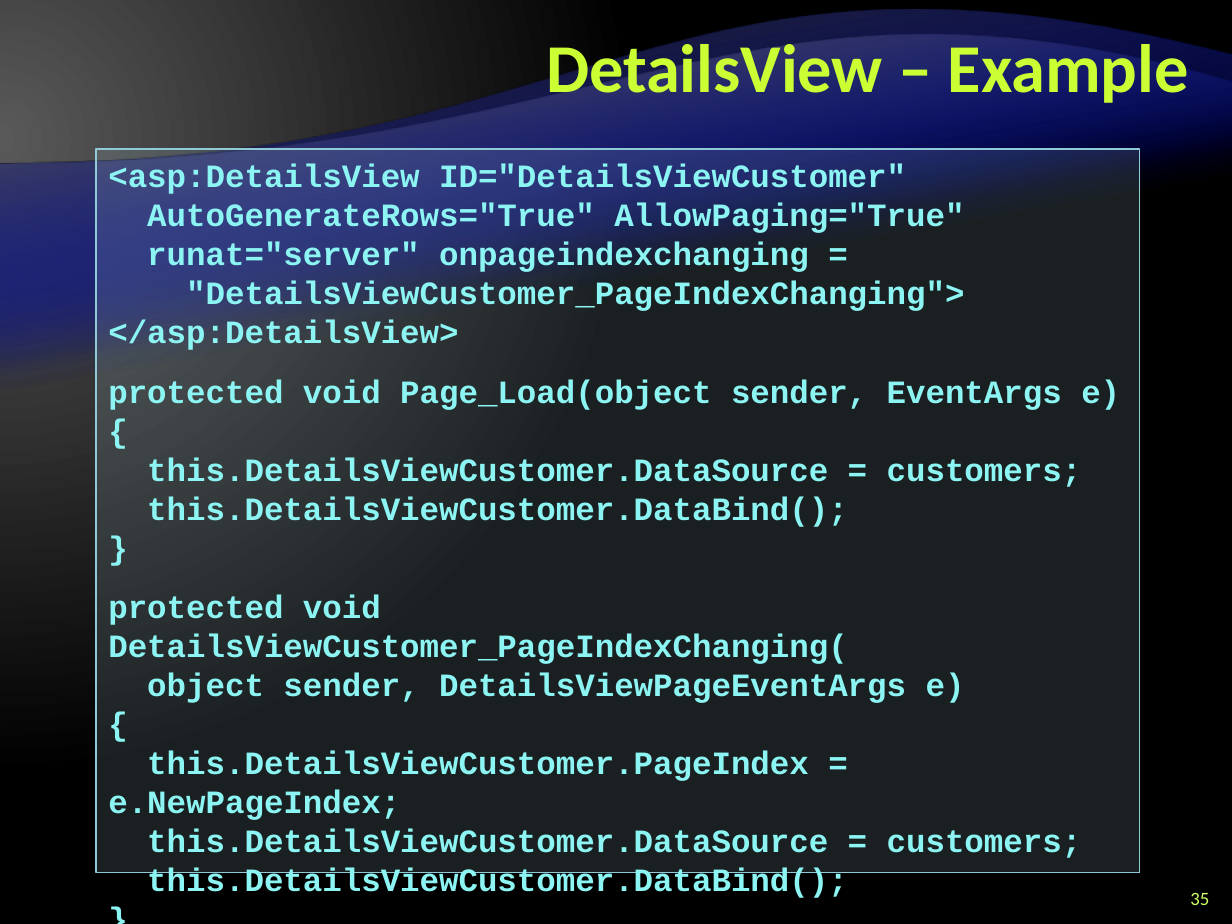
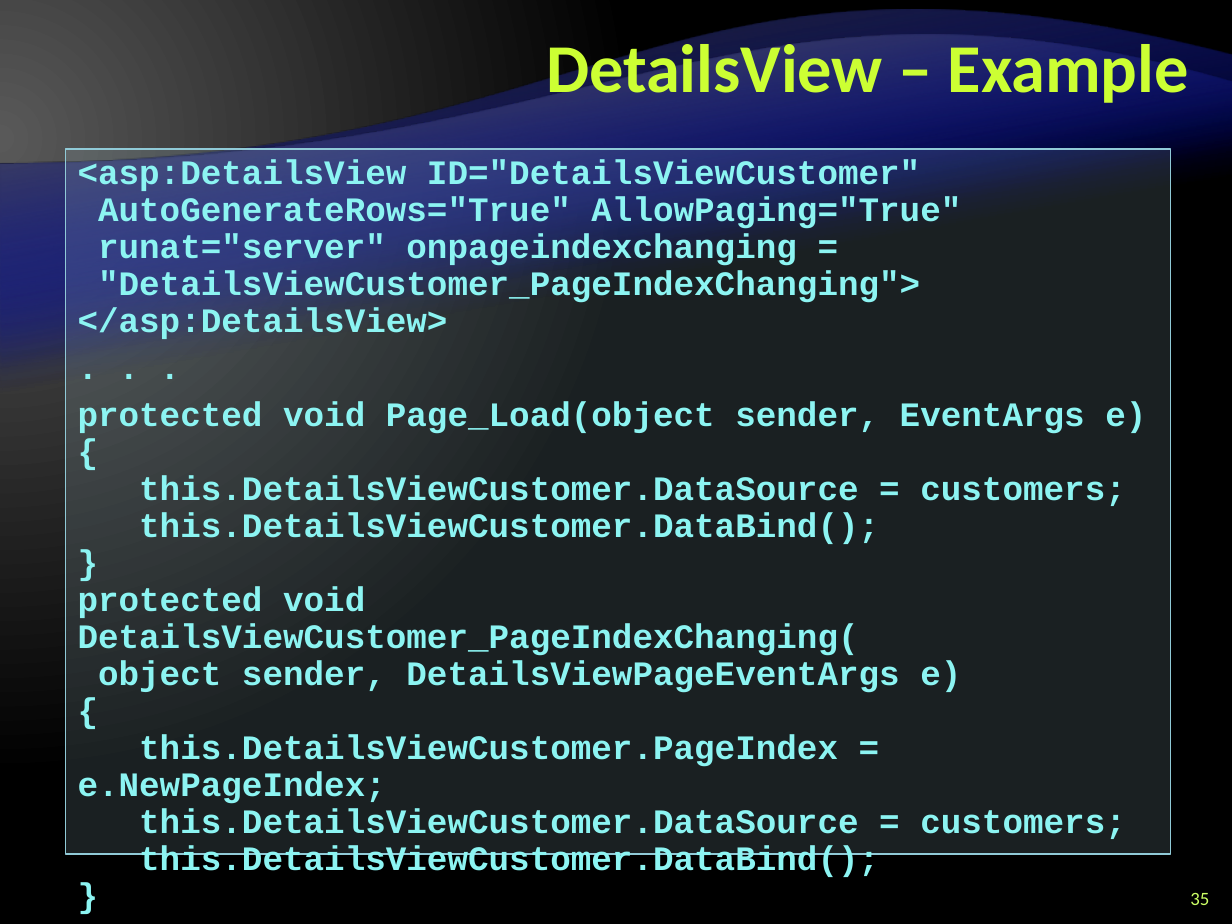
Before and after one commit to Graveheart/aspnetcourse, a slide deck: slide 35 of 2010/lectures/9. ASP.NET-Data-Binding.pptx. Drawn at 1232x924 pixels with LibreOffice and Linux fonts; fonts in the diff are those of the drawing; background and template pictures are left out. Boxes give left, top, right and bottom in pixels: in the first picture for what was removed or moved away, otherwise in the second. Text is boxed around its words. In the diff, an @@ line names an element or a change of style, - is before the commit and + after.

Commit message:
fixing the data binding lecture

```diff
--- a/2010/lectures/9. ASP.NET-Data-Binding.pptx
+++ b/2010/lectures/9. ASP.NET-Data-Binding.pptx
@@ text in rectangle at [65,149,1170,854]: paragraph added @@
+. . .
@@ rectangle "<asp:DetailsView ID="DetailsViewCustomer"": place and size @@
-rectangle "<asp:DetailsView ID="DetailsViewCustomer"" at [96,149,1140,872]
+rectangle "<asp:DetailsView ID="DetailsViewCustomer"" at [65,149,1170,854]
@@ text in rectangle at [78,159,1146,839]: size 19 to 20 pt; line spacing 1 to 0.9; less space between paragraphs @@
```
Also in this commit, not shown: 17 other slides changed.
